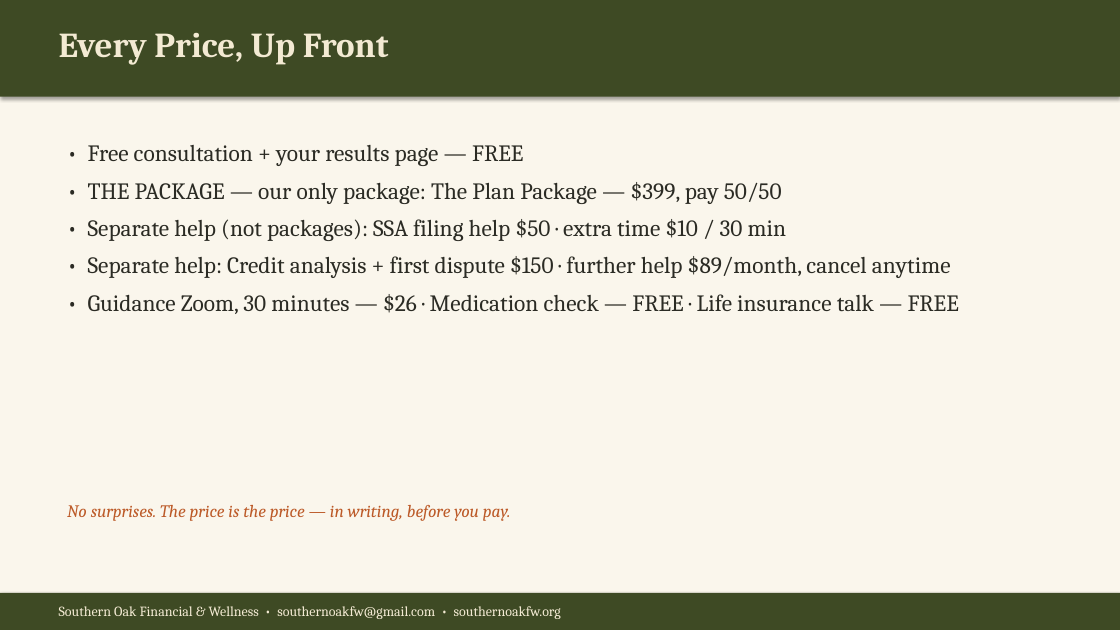
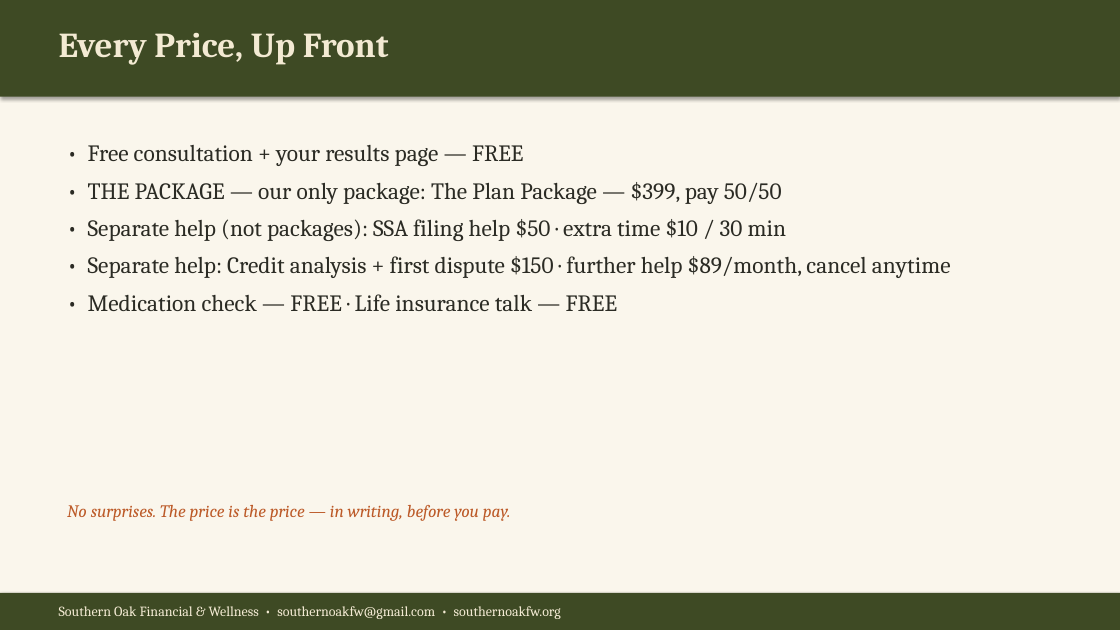
Before and after one commit to southernoakfw-ja/southernoakfw-ja.github.io, a slide deck: slide 14 of assets/Southern-Oak-What-We-Do.pptx. Drawn at 1120x630 pixels with LibreOffice and Linux fonts; fonts in the diff are those of the drawing. Boxes give left, top, right and bottom in pixels: in the first picture for what was removed or moved away, otherwise in the second. Text is boxed around its words. In the diff, an @@ line names an element or a change of style, - is before the commit and + after.

Commit message:
Remove $26 guidance everywhere; SSA help includes 4 hours; simpler Book page

```diff
--- a/assets/Southern-Oak-What-We-Do.pptx
+++ b/assets/Southern-Oak-What-We-Do.pptx
@@ text at (88, 294, 617, 312): text changed @@
-• Guidance Zoom, 30 minutes — $26 · Medication check — FREE · Life insurance talk — FREE
+• Medication check — FREE · Life insurance talk — FREE
```
Also in this commit, not shown: 1 other slide changed, 10 other files.
